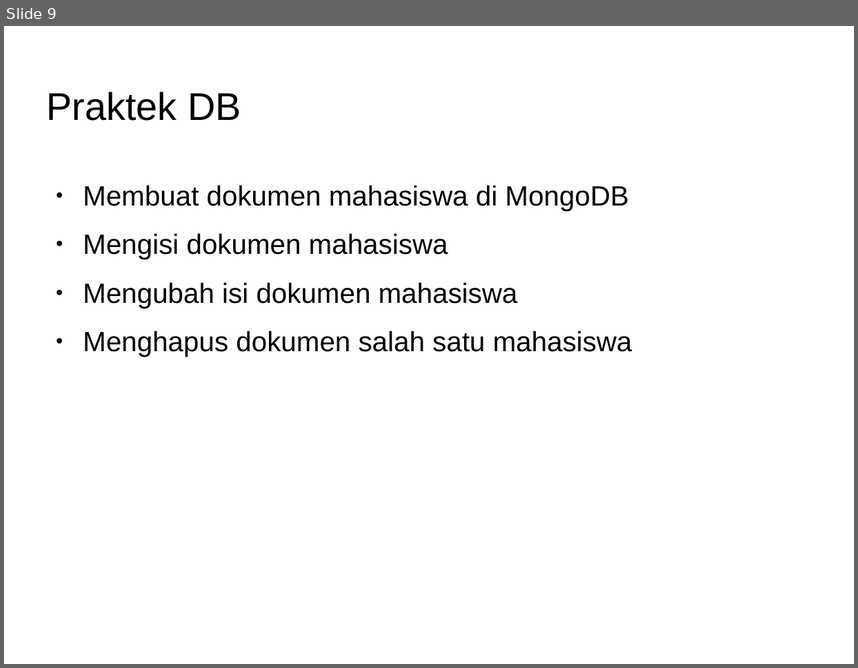
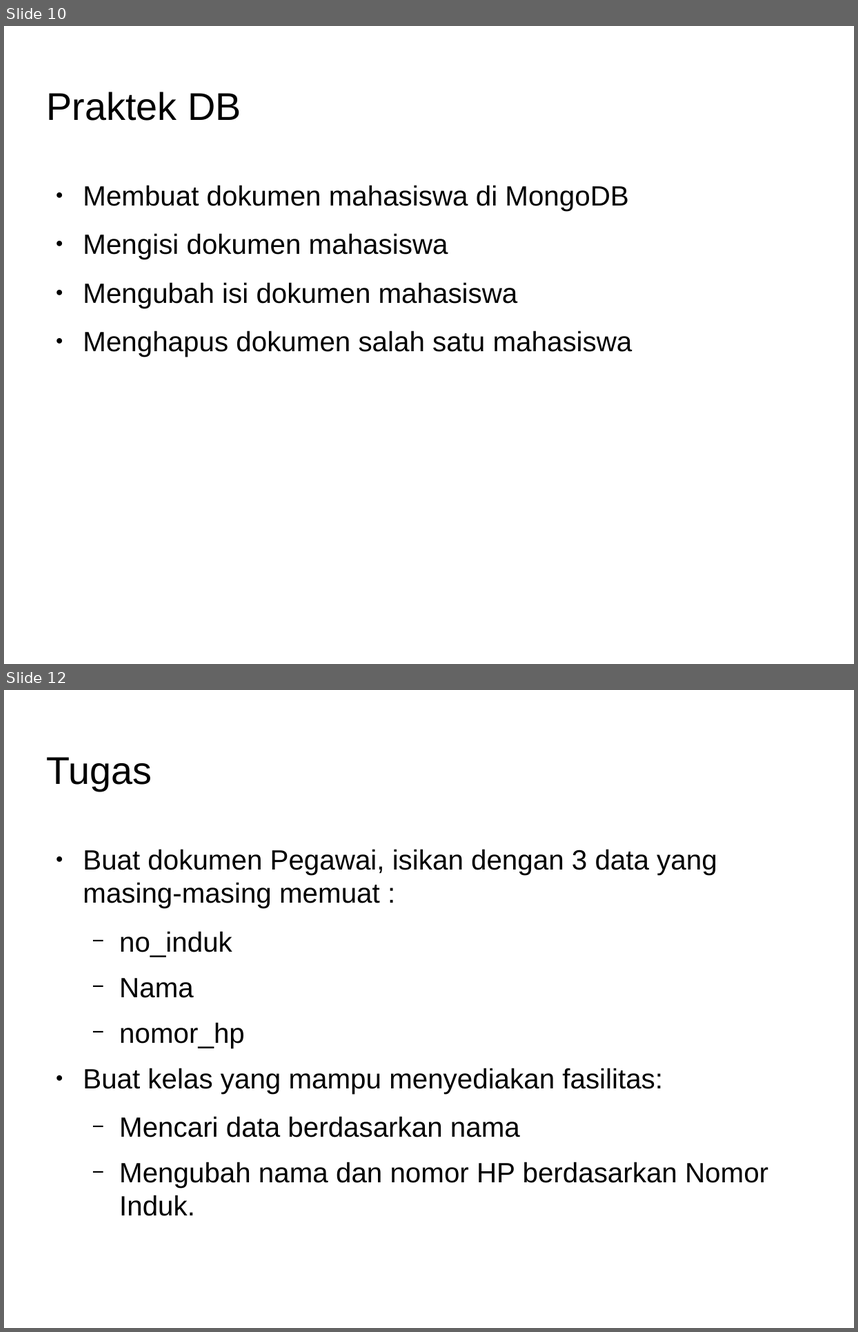
Before and after one commit to Dickyfathur7/pemrograman-komputer-2, a slide deck: 06-db-and-nosql/slide-db-and-nosql.odp. Shown one above the other, each under a label of ours: slide 9 before the commit, slides 10 and 12 after it; the slides between them are not shown. The pictures are 858x668 and 858x1332 pixels, drawn with LibreOffice and Linux fonts; fonts in the diff are those of the drawing; background and template pictures are left out. Boxes give left, top, right and bottom in pixels: in the first picture for what was removed or moved away, otherwise in the second. Text is boxed around its words. In the diff, an @@ line names an element or a change of style, - is before the commit and + after.

```diff
--- a/06-db-and-nosql/slide-db-and-nosql.odp
+++ b/06-db-and-nosql/slide-db-and-nosql.odp
@@ slide 12 added at (4,690,854,1328), background picture (left out) @@
@@ title added at (47,757,152,791), 36 pt, text #000000 @@
+Tugas
@@ text added at (83,849,769,1216), 26 pt, text #000000 @@
+● Buat dokumen Pegawai, isikan dengan 3 data yang masing-masing memuat :
+  − no_induk
+  − Nama
+  − nomor_hp
+● Buat kelas yang mampu menyediakan fasilitas:
+  − Mencari data berdasarkan nama
+  − Mengubah nama dan nomor HP berdasarkan Nomor Induk.
@@ what was slide 9 is now slide 10 @@
```
Also in this commit, not shown: 1 slide changed, 1 other slide added, 2 other files.
